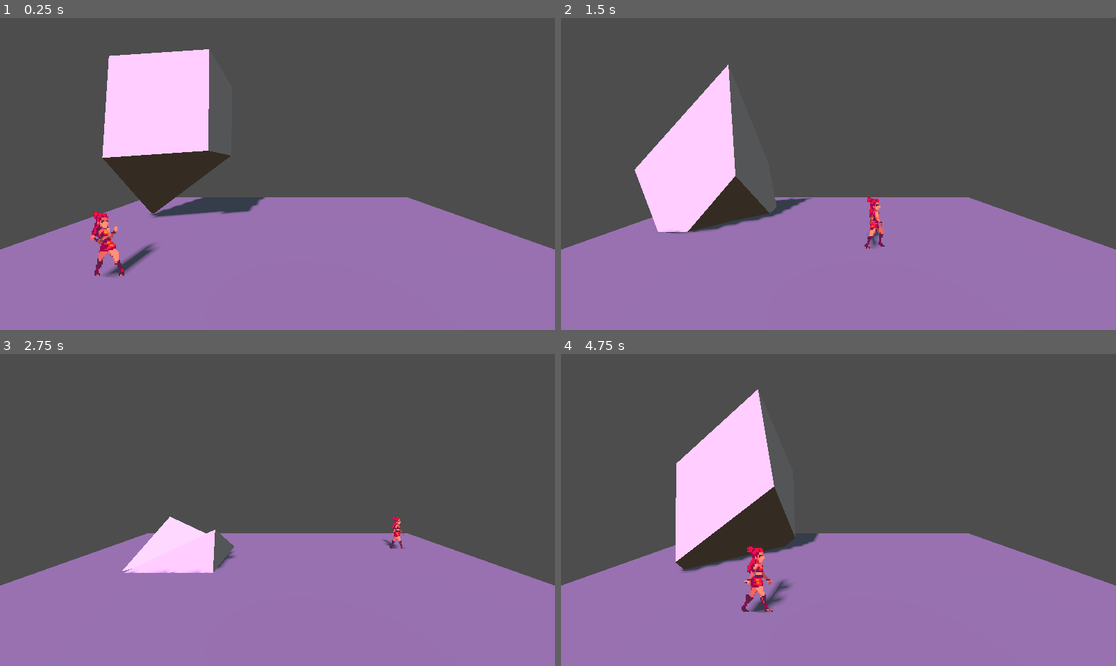
Above: before the commit, frames 1-4 (two rows, left to right).
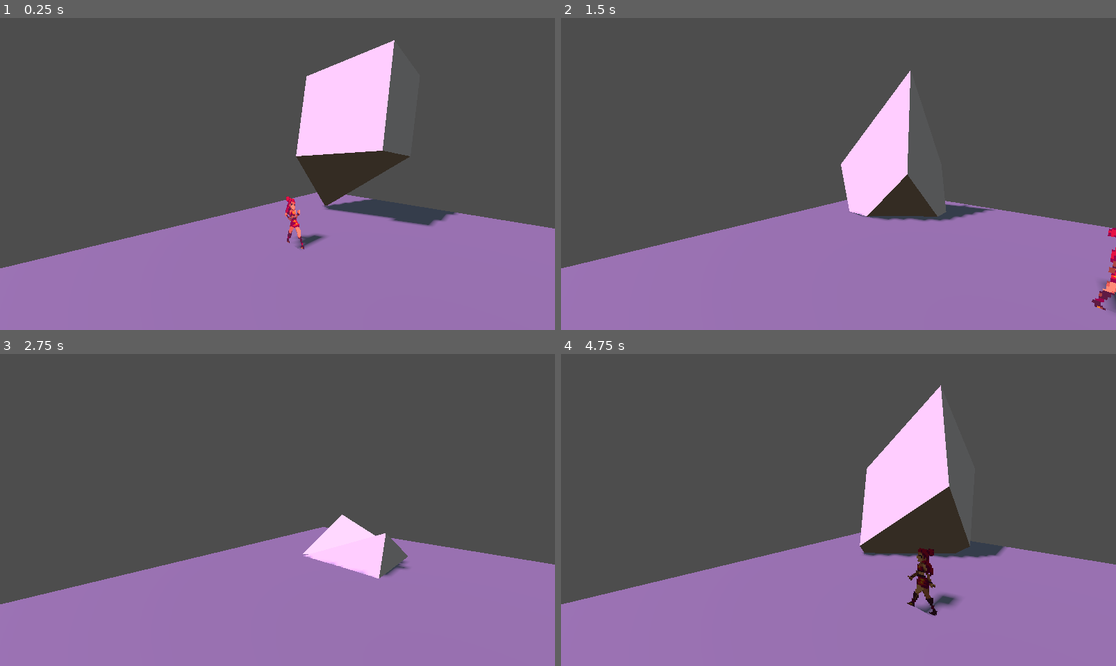
Above: after the commit, the same moments.

Repository: AkiraNim/Fighting-Game
Game: Godot game, scene res://Scenes/Main.tscn
Same seed, same stepped clock (60 frames per second), same inputs: the game is played once before the commit and once after it. The project has no main scene, so this scene is started directly.
Inputs:
- Up to frame 1 (0.25 s): no input
- Up to frame 2 (1.5 s): hold Right (move_right) 0.53-1.28 s; hold Up (move_back) from 1.28 s (still down)
- Up to frame 3 (2.75 s): release Up (move_back) at 2.03 s; hold Right (move_right) from 2.03 s (still down)
- Up to frame 4 (4.75 s): release Right (move_right) at 2.78 s; hold Down (move_forward) 2.78-3.53 s; hold Left (move_left) from 3.53 s (still down)

The runs differ from the first frame. In frame 1, 21% of the frame differs, in the area x 0-100%, y 7-84%; in frame 2, 15%; in frame 3, 7.7%; in frame 4, 19%.

Commit message:
feat: update

Diff:
--- a/Fighting Game/fighting-game/Scenes/Main.tscn
+++ b/Fighting Game/fighting-game/Scenes/Main.tscn
@@ -69,4 +69,4 @@
 transform = Transform3D(1, 0, 0, 0, 1, 0, 0, 0, 1, -1.1727893, 0.32044685, -0.034841597)
 
 [node name="Camera3D" type="Camera3D" parent="."]
-transform = Transform3D(1, 0, 0, 0, 0.99382806, 0.11093125, 0, -0.11093125, 0.99382806, 0, 0.8803401, 1.3470645)
+transform = Transform3D(0.69627625, -0.07962357, 0.71334386, -4.329966e-09, 0.9938282, 0.11093123, -0.717774, -0.07723876, 0.69197875, 0, 0.8803401, 1.3470645)
--- a/Fighting Game/fighting-game/Scenes/Player/player.tscn
+++ b/Fighting Game/fighting-game/Scenes/Player/player.tscn
@@ -133,7 +133,6 @@
 shape = SubResource("CapsuleShape3D_vy5pj")
 
 [node name="PlayerSprite" type="AnimatedSprite3D" parent="."]
-billboard = 1
 shaded = true
 alpha_cut = 2
 texture_filter = 2
--- a/Fighting Game/fighting-game/Scenes/Player/player_sprite.gd
+++ b/Fighting Game/fighting-game/Scenes/Player/player_sprite.gd
@@ -1,6 +1,9 @@
 extends AnimatedSprite3D
 
-func _process(delta):
+var facing_right := true
+
+func _process(_delta):
 	if material_override and sprite_frames:
 		var frame_tex = sprite_frames.get_frame_texture(animation, frame)
 		material_override.set_shader_parameter("sprite_texture", frame_tex)
+		material_override.set_shader_parameter("facing_right", facing_right)
--- a/Fighting Game/fighting-game/Scripts/Player/player.gd
+++ b/Fighting Game/fighting-game/Scripts/Player/player.gd
@@ -9,10 +9,11 @@
 	if sprite == null:
 		sprite = $PlayerSprite
 
-func _physics_process(delta):
+func _physics_process(_delta):
 	handle_input()
 	move_character()
 	update_animation()
+	update_facing()
 
 func handle_input():
 	var input_vector := Vector2.ZERO
@@ -28,33 +29,20 @@
 	velocity.z = direction.z * speed
 	velocity.y = 0
 
-	if velocity.x > 0:
-		facing_right = true
-	elif velocity.x < 0:
-		facing_right = false
-
 func move_character():
 	move_and_slide()
 
 func update_animation():
-	# Sprite principal
 	if velocity.length() < 0.1:
 		sprite.play("idle")
 	else:
 		sprite.play("walk")
 
-	# Espelhamento do sprite principal
-	var s = sprite.scale
-	s.x = abs(s.x) if facing_right else -abs(s.x)
-	sprite.scale = s
-
-	# Atualiza PlayerShadow
-	if sprite.has_node("PlayerShadow"):
-		var shadow = sprite.get_node("PlayerShadow") as AnimatedSprite3D
-		shadow.animation = sprite.animation
-		shadow.frame = sprite.frame
-
-		# Espelhamento X mantendo a rotação fixa
-		var shadow_scale = shadow.scale
-		shadow_scale.x = abs(shadow_scale.x) if facing_right else -abs(shadow_scale.x)
-		shadow.scale = shadow_scale
+func update_facing():
+	# Apenas espelhar scale.x, pois Billboard sempre olha para a câmera
+	if velocity.x > 0 and not facing_right:
+		facing_right = true
+		sprite.scale.x = abs(sprite.scale.x)
+	elif velocity.x < 0 and facing_right:
+		facing_right = false
+		sprite.scale.x = -abs(sprite.scale.x)
--- /dev/null
+++ b/Fighting Game/fighting-game/Shaders/testeCamera.gdshader
@@ -0,0 +1,25 @@
+shader_type spatial;
+
+uniform sampler2D sprite_texture;
+uniform bool facing_right = true; // true = normal, false = virar
+
+uniform float alpha_cut = 0.5;
+
+void fragment() {
+    vec2 uv = UV;
+
+    // Inverte horizontalmente se estiver virando
+    if (!facing_right) {
+        uv.x = 1.0 - uv.x;
+    }
+
+    vec4 tex = texture(sprite_texture, uv);
+
+    // Alpha Cut
+    if (tex.a < alpha_cut) {
+        discard;
+    }
+
+    ALBEDO = tex.rgb;
+    ALPHA = tex.a;
+}
Not shown, added: Fighting Game/fighting-game/Shaders/testeCamera.gdshader.uid
